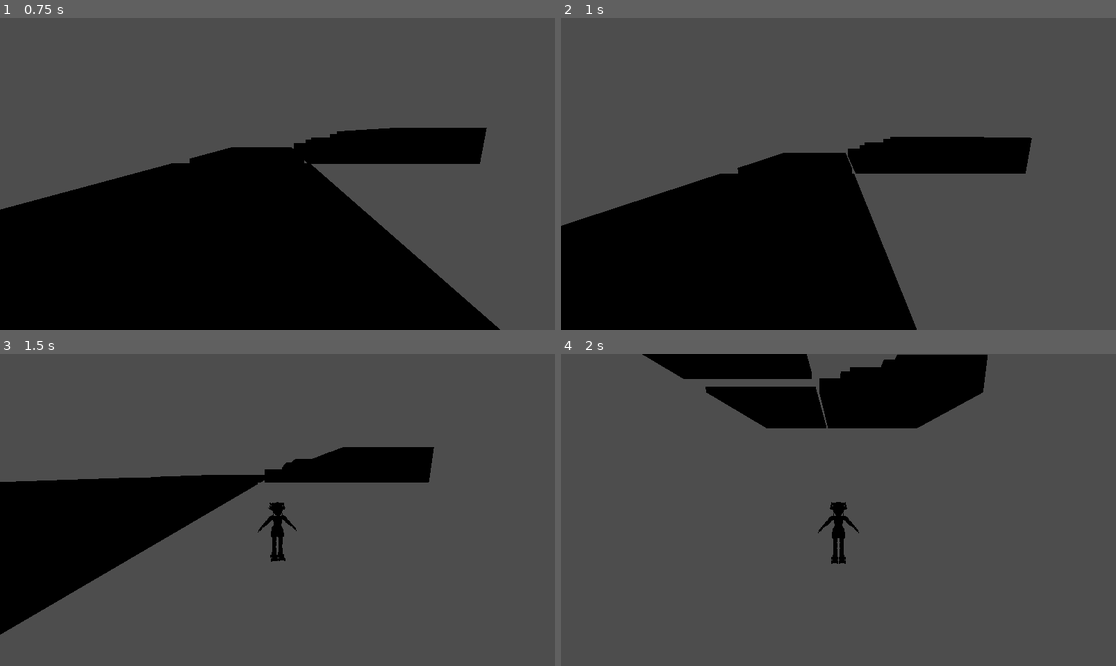
Above: before the commit, frames 1-4 (two rows, left to right).
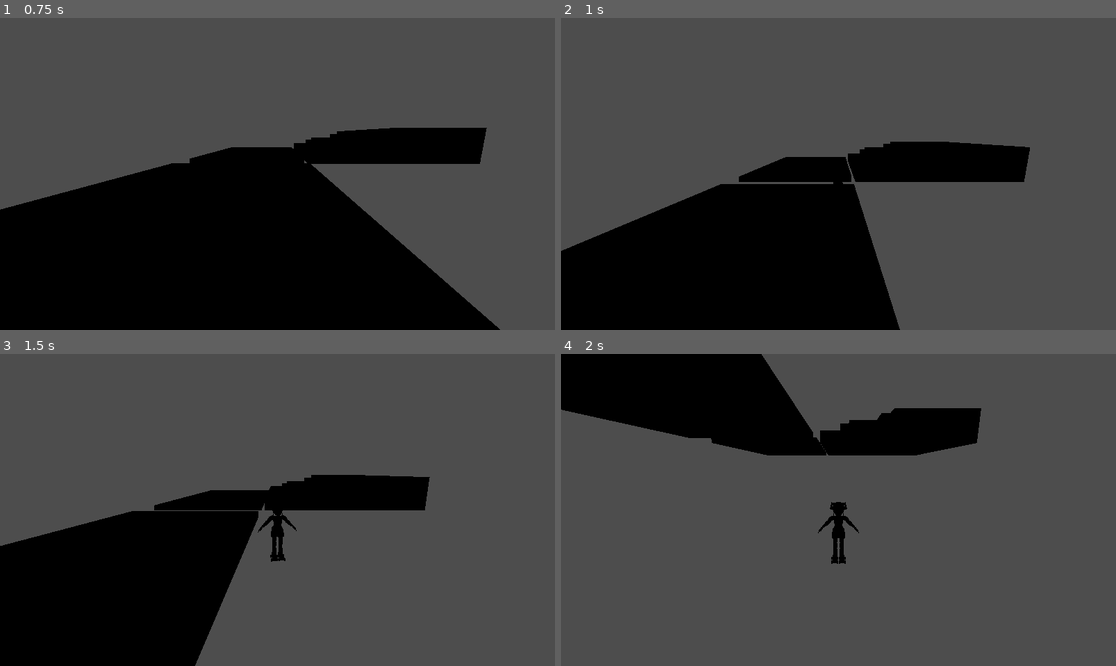
Above: after the commit, the same moments.

Repository: AceLazer/rush-riders
Game: Godot game, scene res://game.tscn
Two runs of this game, one before a commit and one after it. Both use one fixed random seed, a clock stepped at 60 frames per second and the inputs below.
Inputs (mouse positions are in pixels of both pictures, inside the frame that each line leads up to):
- Up to frame 1 (0.75 s): tap Enter at 0.5 s; move the mouse to (399, 158) at 0.52 s; hold D (move_right) from 0.53 s (still down); tap Space (jump) at 0.6 s
- Up to frame 2 (1 s): keep holding D (move_right); tap Space (jump) at 0.77 s
- Up to frame 3 (1.5 s): tap Space (jump) at 1.07 s; move the mouse to (166, 525) at 1.27 s; release D (move_right) at 1.28 s; hold S (move_down) from 1.28 s (still down); tap Shift (boost) at 1.35 s
- Up to frame 4 (2 s): keep holding S (move_down); tap Space (jump) at 1.52, 1.55, 1.82 s

Frame 1 is identical in both runs. In frame 2, 4.6% of the frame differs, in the area x 0-85%, y 38-100%; in frame 3, 23%, in the area x 0-79%, y 29-100%; in frame 4, 17%.

Commit message:
coyote adjustment
0.1 to 0.2

Diff:
--- a/models/player_3d.gd
+++ b/models/player_3d.gd
@@ -22,7 +22,7 @@
 
 #more forgiving jumps
 @export var jump_buffer_time := 0.1  # How long to remember a jump press
-@export var coyote_time := 0.1  # How long after leaving ground you can still jump
+@export var coyote_time := 0.2  # How long after leaving ground you can still jump
 
 var _jump_buffer_timer := 0.0
 var _coyote_timer := 0.0
